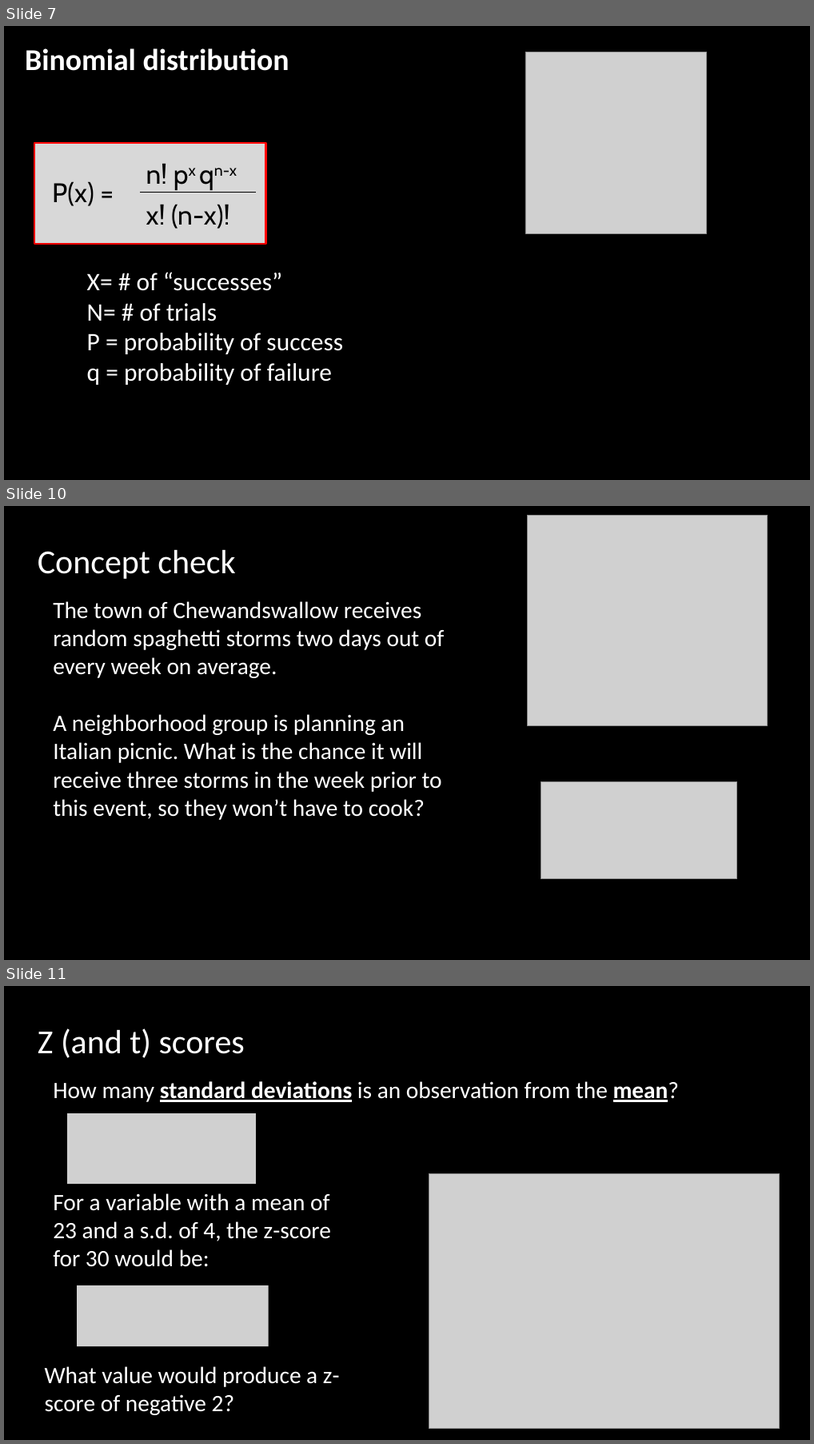
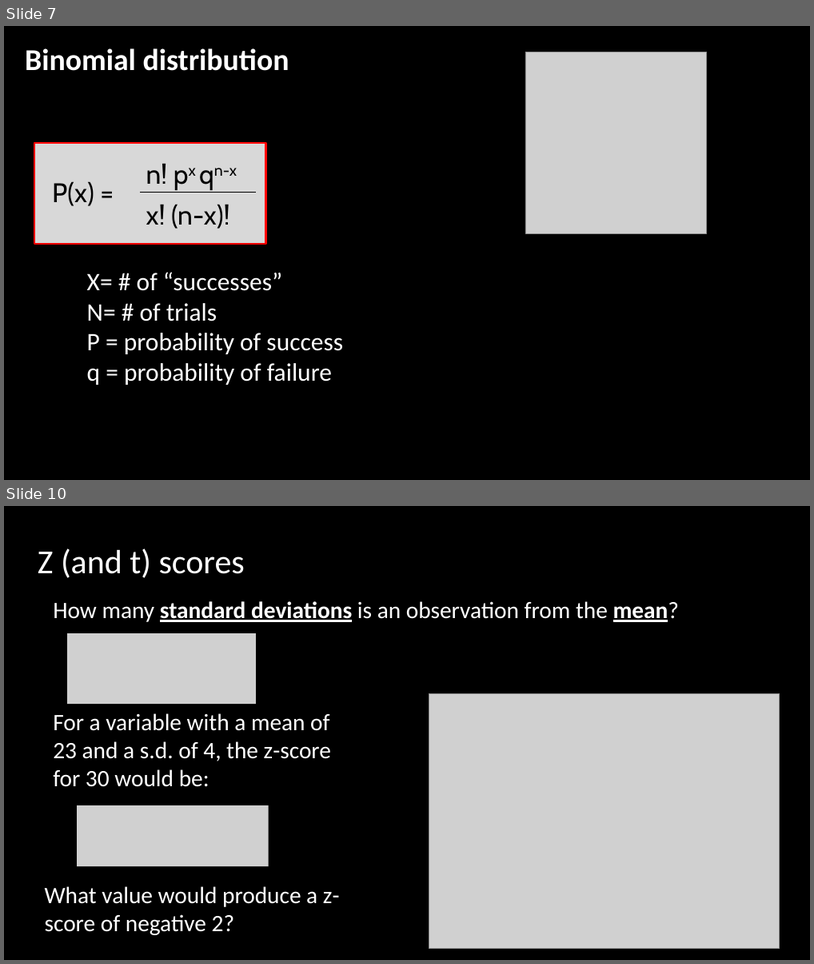
Before and after one commit to jshannon75/geog4300, a slide deck: in_class_slides/geog4300_W06-1 Probability and ZT scores.pptx. Shown one above the other, each under a label of ours: slides 7, 10 and 11 before the commit, slides 7 and 10 after it; the slides between them are not shown. The pictures are 814x1444 and 814x964 pixels, drawn with LibreOffice and Linux fonts; fonts in the diff are those of the drawing; grey boxes stand for pictures; background and template pictures are left out. Boxes give left, top, right and bottom in pixels: in the first picture for what was removed or moved away, otherwise in the second. Text is boxed around its words. In the diff, an @@ line names an element or a change of style, - is before the commit and + after.

```diff
--- a/in_class_slides/geog4300_W06-1 Probability and ZT scores.pptx
+++ b/in_class_slides/geog4300_W06-1 Probability and ZT scores.pptx
@@ slide 10 removed at [4, 506, 810, 960], background picture (left out) @@
@@ picture removed at [527, 515, 768, 725] @@
@@ text removed at [38, 550, 235, 579] @@
-Concept check
@@ text removed at [53, 601, 444, 820] @@
-The town of Chewandswallow receives random spaghetti storms two days out of every week on average.
-A neighborhood group is planning an Italian picnic. What is the chance it will receive three storms in the week prior to this event, so they won’t have to cook?
@@ picture removed at [541, 782, 738, 879] @@
@@ what was slide 11 is now slide 10 @@
```
Also in this commit, not shown: 1 slide changed, 1 slide added, 1 other slide removed.
